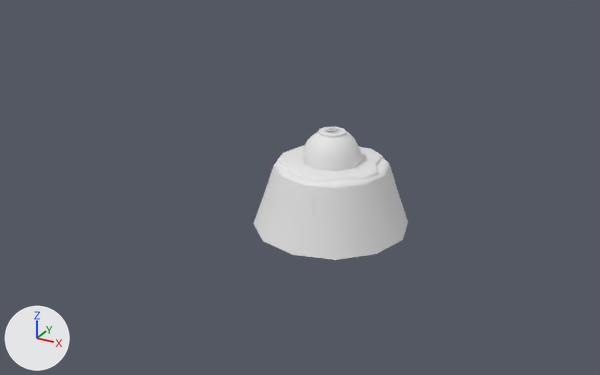
One commit to the Blender file Terceira_Sala/Sala_Gelada.blend: the scene before it, then after it.
The view is the same before and after, from a 50 mm camera at (6.5, -13.07, 7.14) aimed at (-0.79, 0.2, 0.5). Every picture has the same lights, and +X, +Y and +Z are marked at lower left. The first picture is the older version.

Before the edit, the objects in view are built like this:
```python
ob_ice_cream_ball = bpy.data.objects.new('Ice_Cream_Ball', me_ice_cream_ball)
ob_ice_cream_ball.location = (0.0, 0.0, 0.0)
ob_popsicle_00 = bpy.data.objects.new('Popsicle_00', me_popsicle_00)
ob_popsicle_00.location = (0.0, 0.0, 0.0)
ob_popsicle_00.scale = (0.518, 0.518, 0.518)
ob_popsicle_01 = bpy.data.objects.new('Popsicle_01', me_popsicle_01)
ob_popsicle_01.location = (0.0, 0.0, 0.0)
ob_popsicle_01.scale = (0.518, 0.518, 0.518)
ob_popsicle_stick = bpy.data.objects.new('Popsicle_Stick', me_popsicle_stick)
ob_popsicle_stick.location = (0.0, 0.0, 0.0)
ob_popsicle_stick.scale = (0.518, 0.518, 0.518)
ob_pudding_00 = bpy.data.objects.new('Pudding_00', me_pudding_00)
ob_pudding_00.location = (0.0, 0.0, 0.0)
ob_pudding_01 = bpy.data.objects.new('Pudding_01', me_pudding_01)
ob_pudding_01.location = (0.0, 0.0, 0.0)
ob_wafer_roll = bpy.data.objects.new('Wafer_Roll', me_wafer_roll)
ob_wafer_roll.location = (0.0, 0.0, 0.94)
ob_yakult = bpy.data.objects.new('Yakult', me_yakult)
ob_yakult.location = (0.0, 0.0, 0.0)
ob_yakult.scale = (0.57, 0.57, 0.57)
```
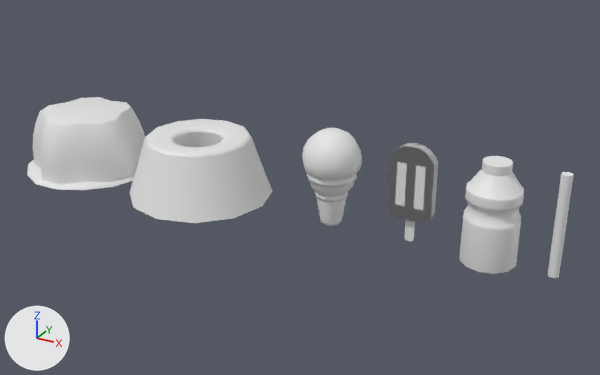
Changed parts and their boxes (x1, y1, x2, y2) in the pictures (600 x 375 px):
'Pudding_00', moved
    before: (253, 145, 408, 260)
    after: (129, 119, 272, 223)
'Pudding_01', moved
    before: (278, 147, 385, 217)
    after: (27, 97, 145, 190)
'Yakult', moved (mostly hidden before)
    before: (318, 126, 346, 138)
    after: (459, 156, 524, 274)
'Popsicle_00', moved (mostly hidden before)
    before: (325, 128, 340, 132)
    after: (387, 143, 438, 223)
'Popsicle_01', moved (mostly hidden before)
    before: (330, 130, 337, 133)
    after: (387, 157, 434, 216)
'Wafer_Roll', moved (not visible before)
    after: (548, 172, 573, 278)
'Popsicle_Stick', moved (not visible before)
    after: (405, 220, 415, 242)
'Cone', unchanged, uncovered by the edit
    after: (307, 174, 357, 226)

What the commit changed:
Object 'Popsicle_00' (ob_popsicle_00) moves from (0.0, 0.0, 0.0) to (1.63, 0.0, 0.0).
Object 'Popsicle_01' (ob_popsicle_01) moves from (0.0, 0.0, 0.0) to (1.63, 0.0, 0.0).
Object 'Popsicle_Stick' (ob_popsicle_stick) moves from (0.0, 0.0, 0.0) to (1.63, 0.0, 0.0).
Object 'Yakult' (ob_yakult) moves from (0.0, 0.0, 0.0) to (3.13, 0.0, 0.0).
Object 'Wafer_Roll' (ob_wafer_roll) moves from (0.0, 0.0, 0.94) to (4.29, 0.0, 0.94).
Object 'Pudding_00' (ob_pudding_00) moves from (0.0, 0.0, 0.0) to (-3.07, 0.0, 0.0).
Object 'Pudding_01' (ob_pudding_01) moves from (0.0, 0.0, 0.0) to (-6.09, 0.0, 0.0).
